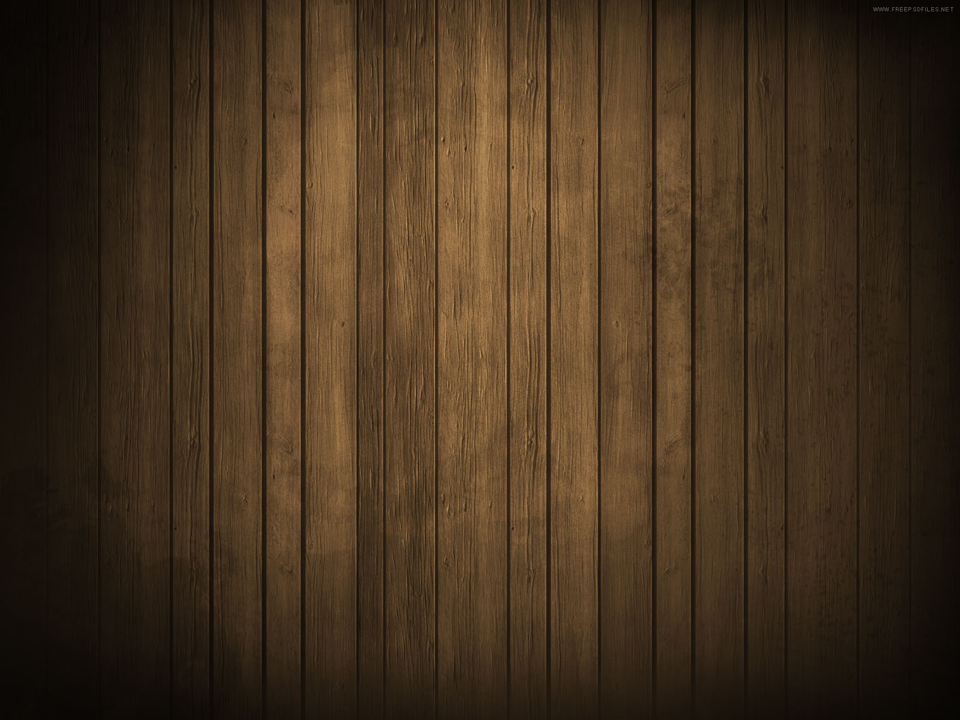
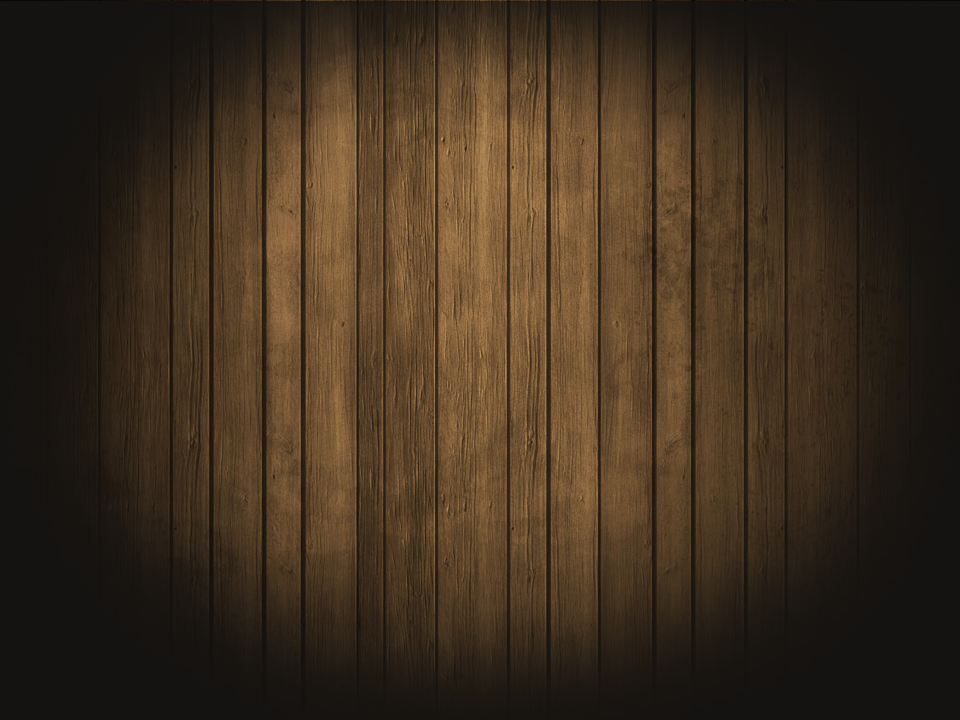
Revision of a layered w=960, h=720 image; what changed, layer by layer:
added layer "Lager 1" above "Bakgrund" over <box>0,1,960,720</box>
